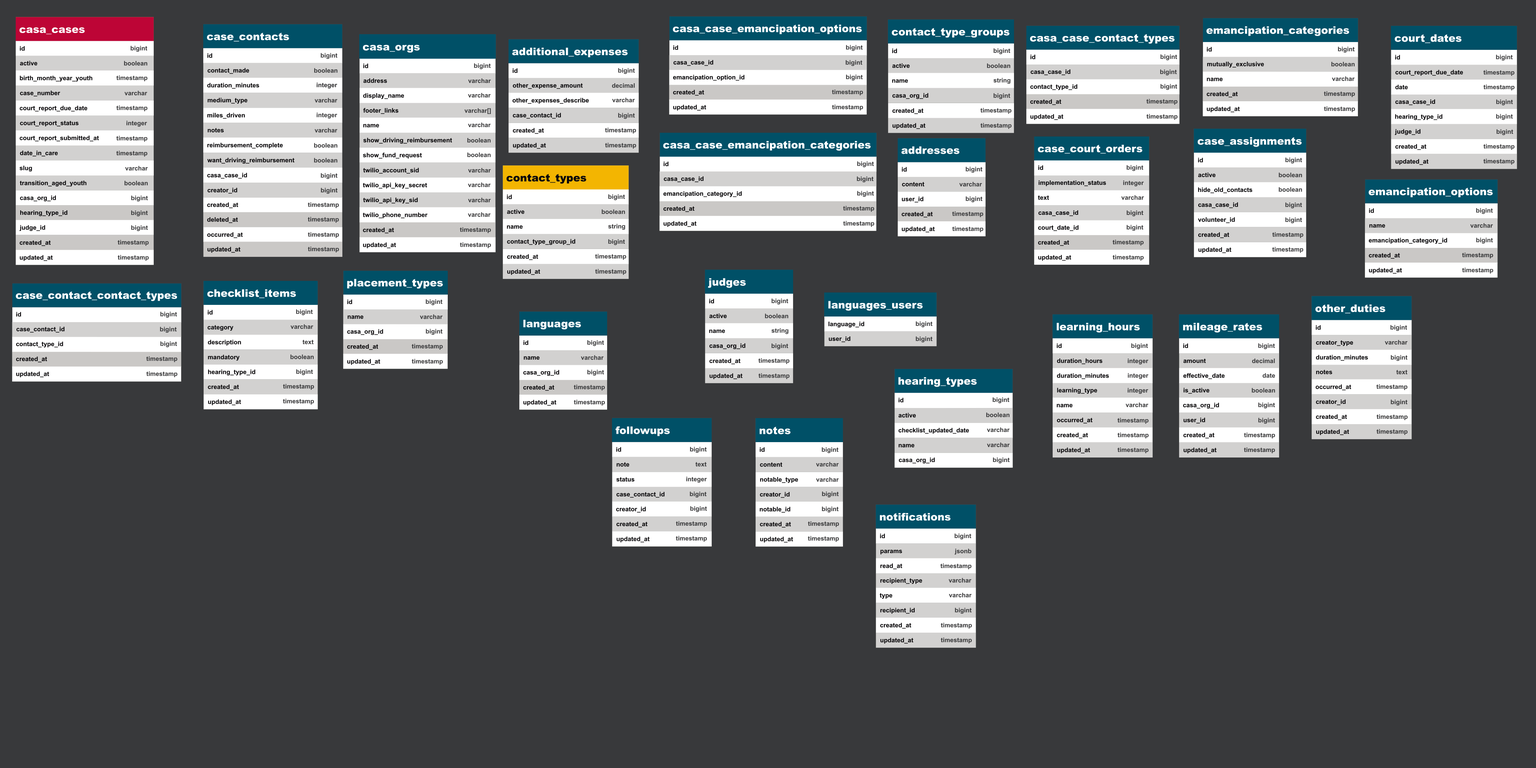
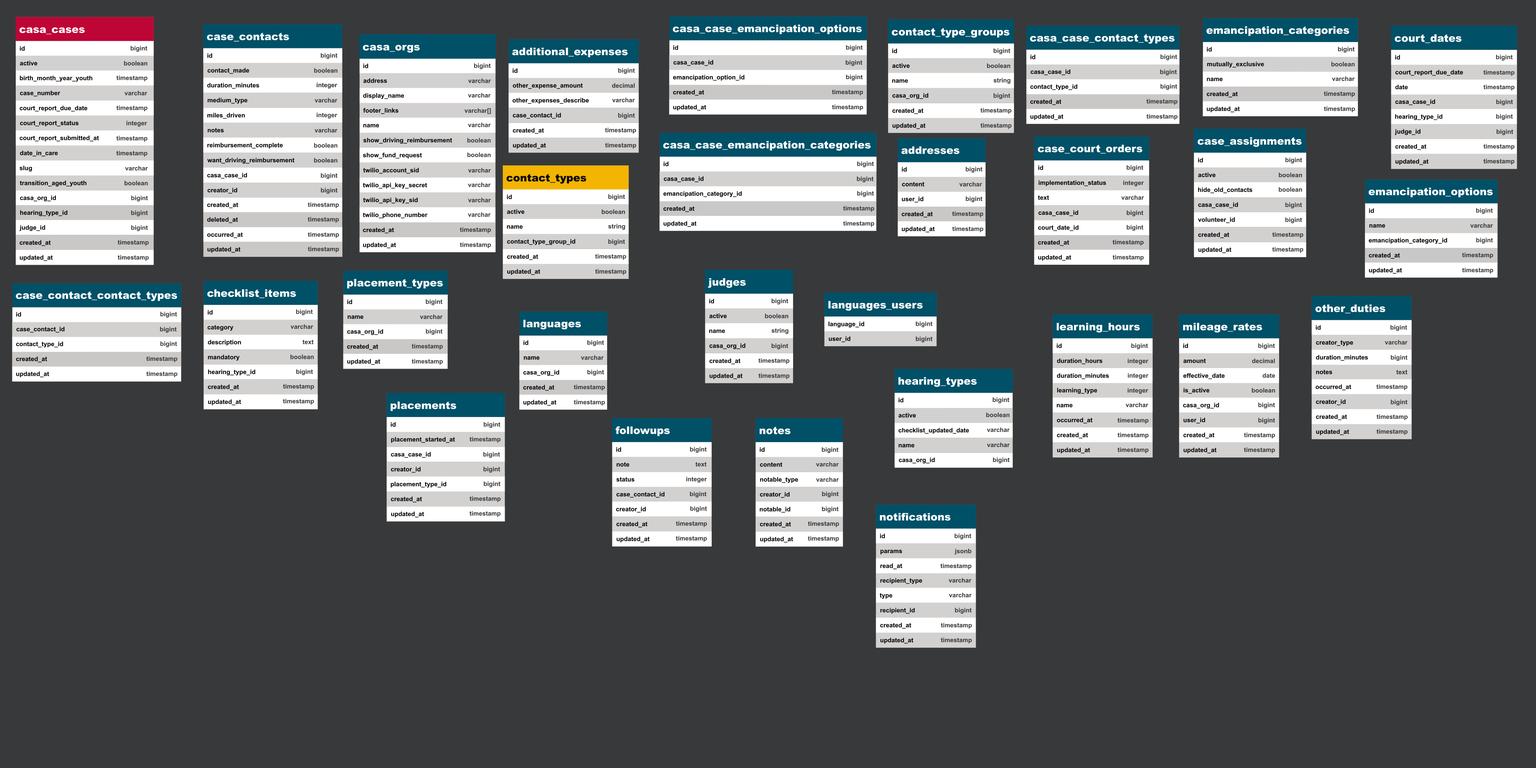
Comparing the layer stacks of the two w=1536, h=768 images. Changes:
pixels changed over [386, 392, 506, 522] (layer not identified)
